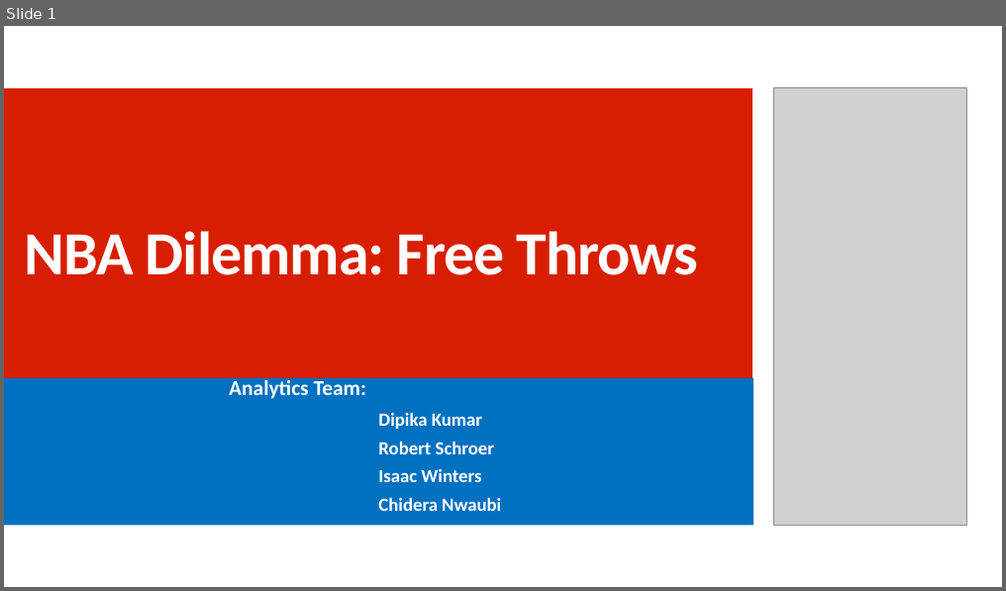
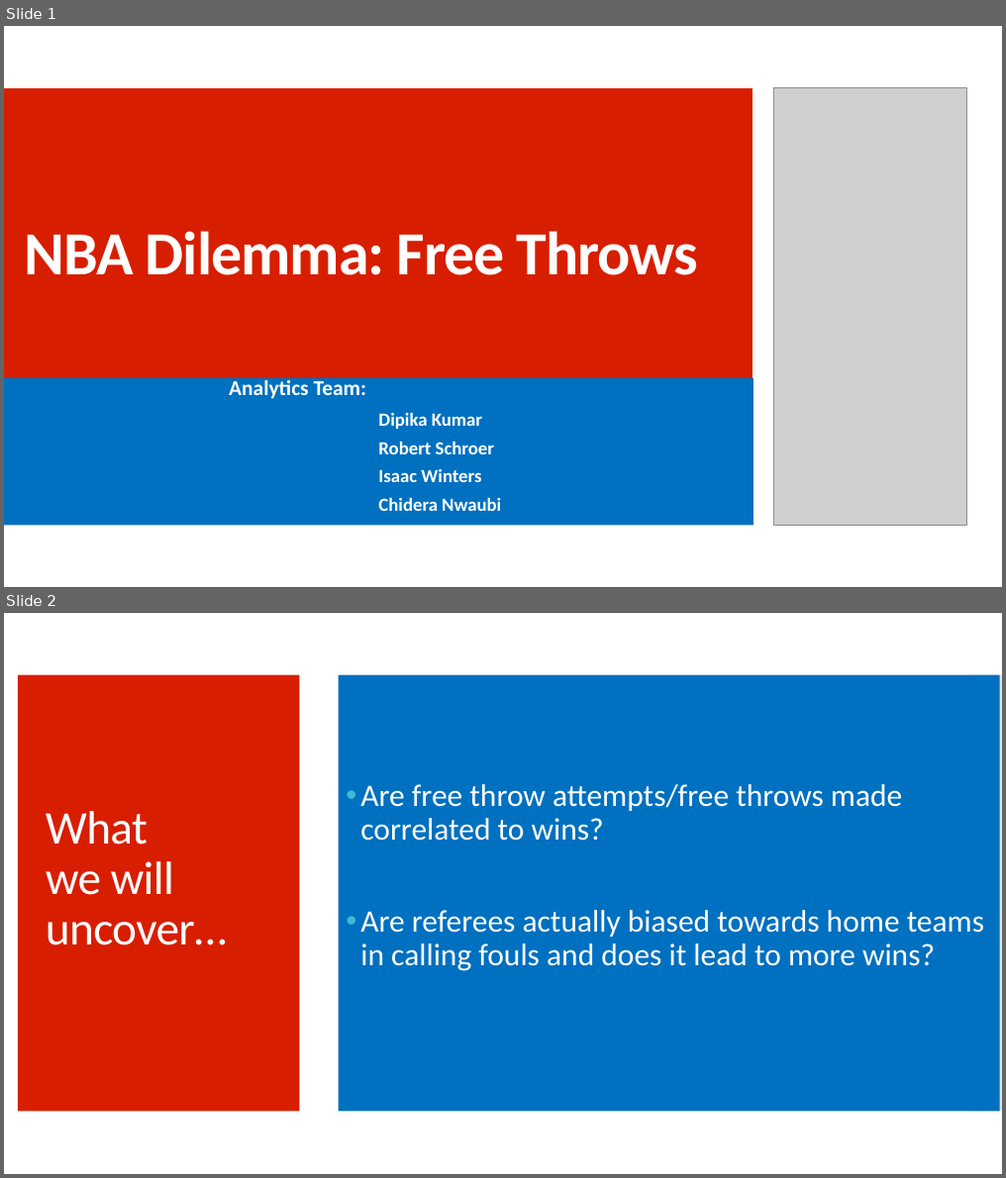
Before and after one commit to cnwaubi/LuckyNumber7, a slide deck: Presentation.pptx. Shown one above the other, each under a label of ours: slide 1 before the commit, slides 1 and 2 after it. The pictures are 1006x591 and 1006x1178 pixels, drawn with LibreOffice and Linux fonts; fonts in the diff are those of the drawing; grey boxes stand for pictures. Boxes give left, top, right and bottom in pixels: in the first picture for what was removed or moved away, otherwise in the second. Text is boxed around its words. In the diff, an @@ line names an element or a change of style, - is before the commit and + after.

```diff
--- a/Presentation.pptx
+++ b/Presentation.pptx
@@ slide 2 added at [4, 613, 1002, 1174], background #FFFFFF @@
@@ rectangle added at [18, 675, 300, 1112], fill #D81E00 @@
@@ text added at [339, 675, 1000, 1112], fill #0070C0, 30 pt, text #FFFFFF @@
+• Are free throw attempts/free throws made correlated to wins?
+• Are referees actually biased towards home teams in calling fouls and does it lead to more wins?
@@ rectangle added at [971, 675, 1002, 1112], fill #C8C8C8 at 50% opacity @@
@@ title added at [46, 811, 227, 946], 45 pt, text #FFFFFF @@
+What
+we will uncover…
```
Also in this commit, not shown: 7 other slides added, 7 other files.
